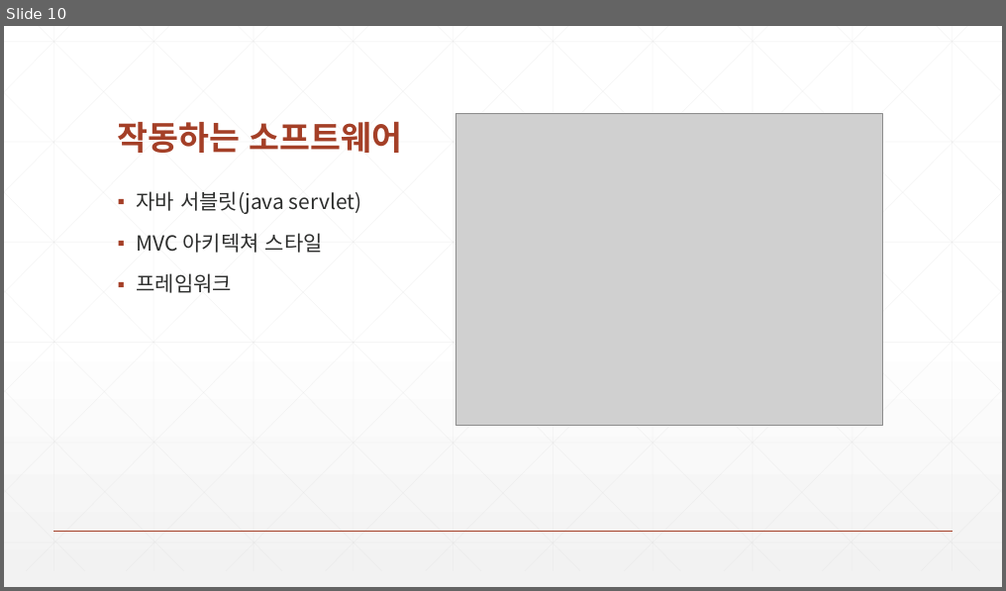
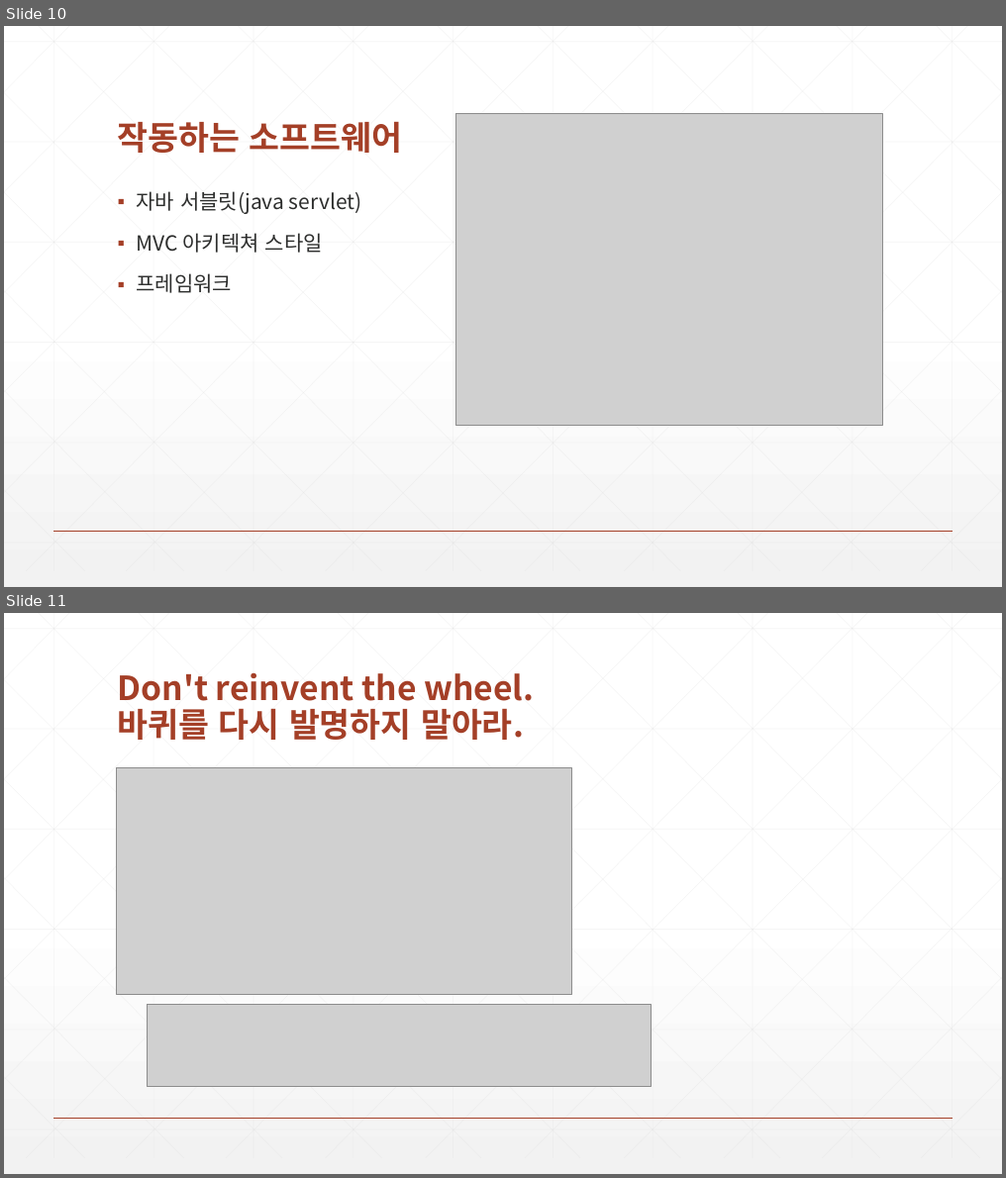
Before and after one commit to zeroshift01/code5, a slide deck: inflearn01/doc/교재.pptx. Shown one above the other, each under a label of ours: slide 10 before the commit, slides 10 and 11 after it. The pictures are 1006x591 and 1006x1178 pixels, drawn with LibreOffice and Linux fonts; fonts in the diff are those of the drawing; grey boxes stand for pictures. Boxes give left, top, right and bottom in pixels: in the first picture for what was removed or moved away, otherwise in the second. Text is boxed around its words. In the diff, an @@ line names an element or a change of style, - is before the commit and + after.

```diff
--- a/inflearn01/doc/교재.pptx
+++ b/inflearn01/doc/교재.pptx
@@ slide 11 added at box(4, 613, 1002, 1174), background gradient #FFFFFF to #F2F2F2; not listed: 47 template elements that a slide beside it also shows @@
@@ title added at box(118, 672, 534, 740), 32 pt, text #A43F27, bold @@
+Don't reinvent the wheel.
+바퀴를 다시 발명하지 말아라.
@@ picture added at box(117, 768, 572, 994) @@
@@ picture added at box(147, 1005, 650, 1087) @@
```
Also in this commit, not shown: 2 other slides added.
